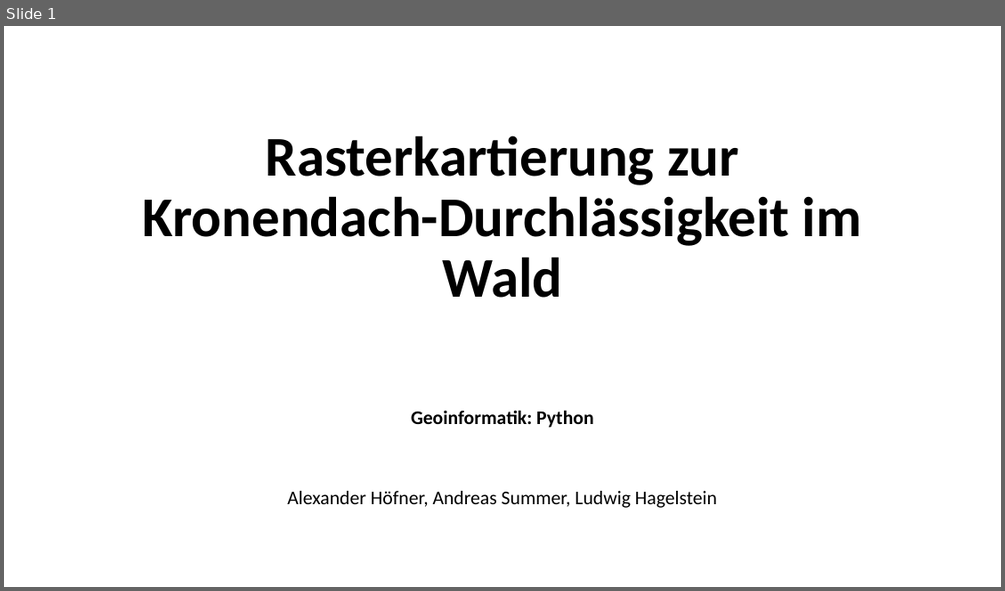
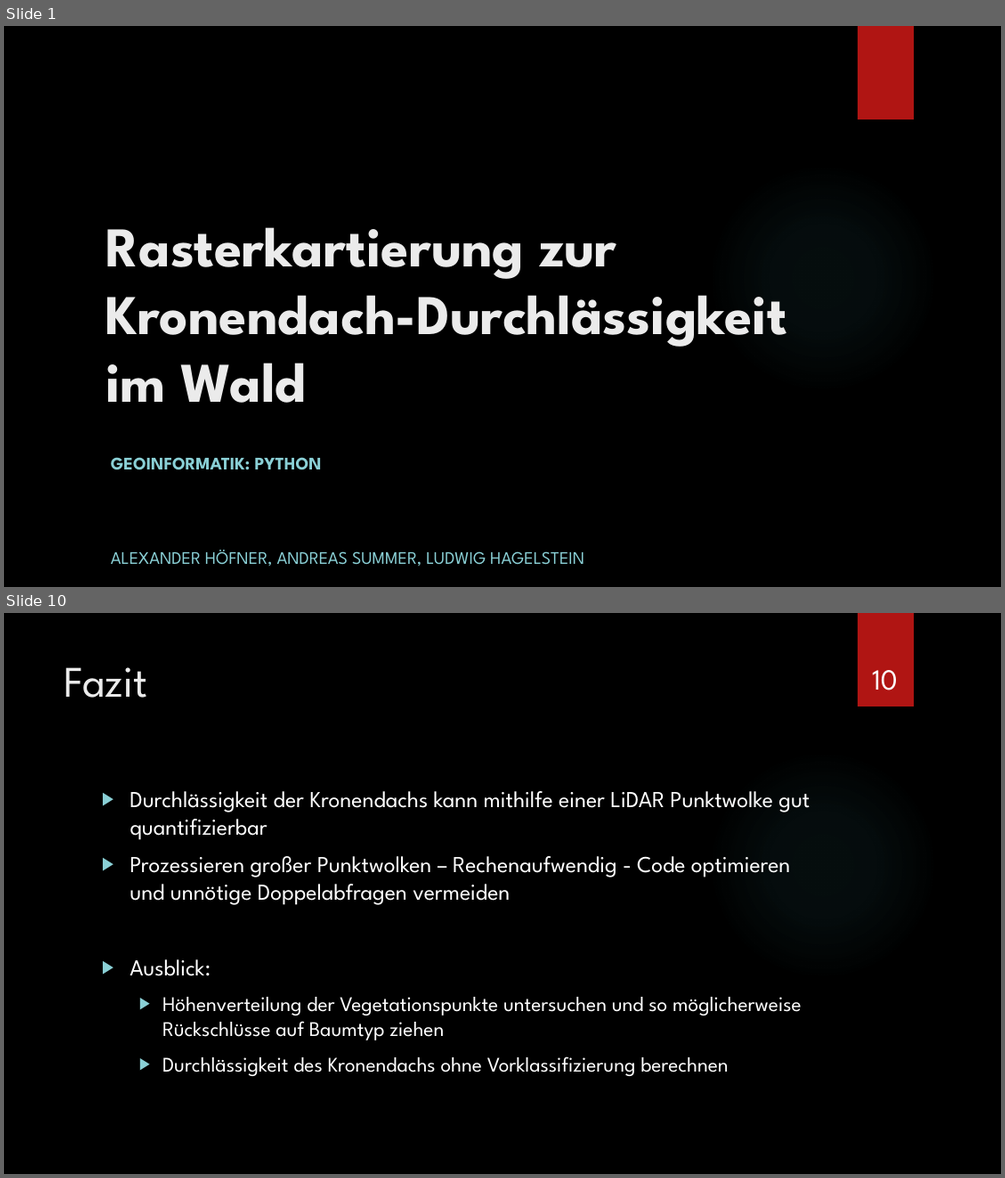
Before and after one commit to PythonThema4/kronendach, a slide deck: Kronendach-Durchlässigkeit.pptx. Shown one above the other, each under a label of ours: slide 1 before the commit, slides 1 and 10 after it; the slides between them are not shown. The pictures are 1005x591 and 1005x1178 pixels, drawn with LibreOffice and Linux fonts; fonts in the diff are those of the drawing; background and template pictures are left out. Boxes give left, top, right and bottom in pixels: in the first picture for what was removed or moved away, otherwise in the second. Text is boxed around its words. In the diff, an @@ line names an element or a change of style, - is before the commit and + after.

```diff
--- a/Kronendach-Durchlässigkeit.pptx
+++ b/Kronendach-Durchlässigkeit.pptx
@@ slide 10 added at [4, 613, 1001, 1174], background picture (left out); not listed: 2 template elements that a slide beside it also shows @@
@@ title added at [65, 667, 148, 698], 42 pt, text #EBEBEB @@
+Fazit
@@ page number added at [872, 670, 898, 690], 28 pt, text #FFFFFF @@
+10
@@ text added at [129, 791, 809, 1076], 22 pt, text #FFFFFF @@
+▶ Durchlässigkeit der Kronendachs kann mithilfe einer LiDAR Punktwolke gut quantifizierbar
+▶ Prozessieren großer Punktwolken – Rechenaufwendig - Code optimieren und unnötige Doppelabfragen vermeiden
+▶ Ausblick:
+  ▶ Höhenverteilung der Vegetationspunkte untersuchen und so möglicherweise Rückschlüsse auf Baumtyp ziehen
+  ▶ Durchlässigkeit des Kronendachs ohne Vorklassifizierung berechnen
@@ slide 1 changed as well @@
@@ background #FFFFFF to picture (left out) @@
@@ rectangle added at [858, 26, 914, 119], fill #B01513 @@
@@ title "Rasterkartierung zur Kronendach-Durchlässigkeit im Wald": place and size @@
-title "Rasterkartierung zur Kronendach-Durchlässigkeit im Wald" at [143, 135, 862, 297]
+title "Rasterkartierung zur Kronendach-Durchlässigkeit im Wald" at [105, 227, 787, 402]
@@ title "Rasterkartierung zur Kronendach-Durchlässigkeit im Wald" at [105, 227, 787, 402]: font Calibri to League Spartan, text colour #000000 to #EBEBEB; alignment centre to left; line spacing 0.9 to 1 @@
@@ ellipse added at [708, 163, 938, 394], fill gradient #50B9C1 @@
@@ subtitle at [111, 457, 584, 565]: text changed; size 18.6 to 17 pt; font Calibri to League Spartan; text colour #000000 to #8AD0D6 @@
-Geoinformatik: Python
-Alexander Höfner, Andreas Summer, Ludwig Hagelstein
+GEOINFORMATIK: PYTHON
+ALEXANDER HÖFNER, ANDREAS SUMMER, LUDWIG HAGELSTEIN
```
Also in this commit, not shown: 4 other slides changed, 4 other slides added, 6 slides removed, 7 other files.
